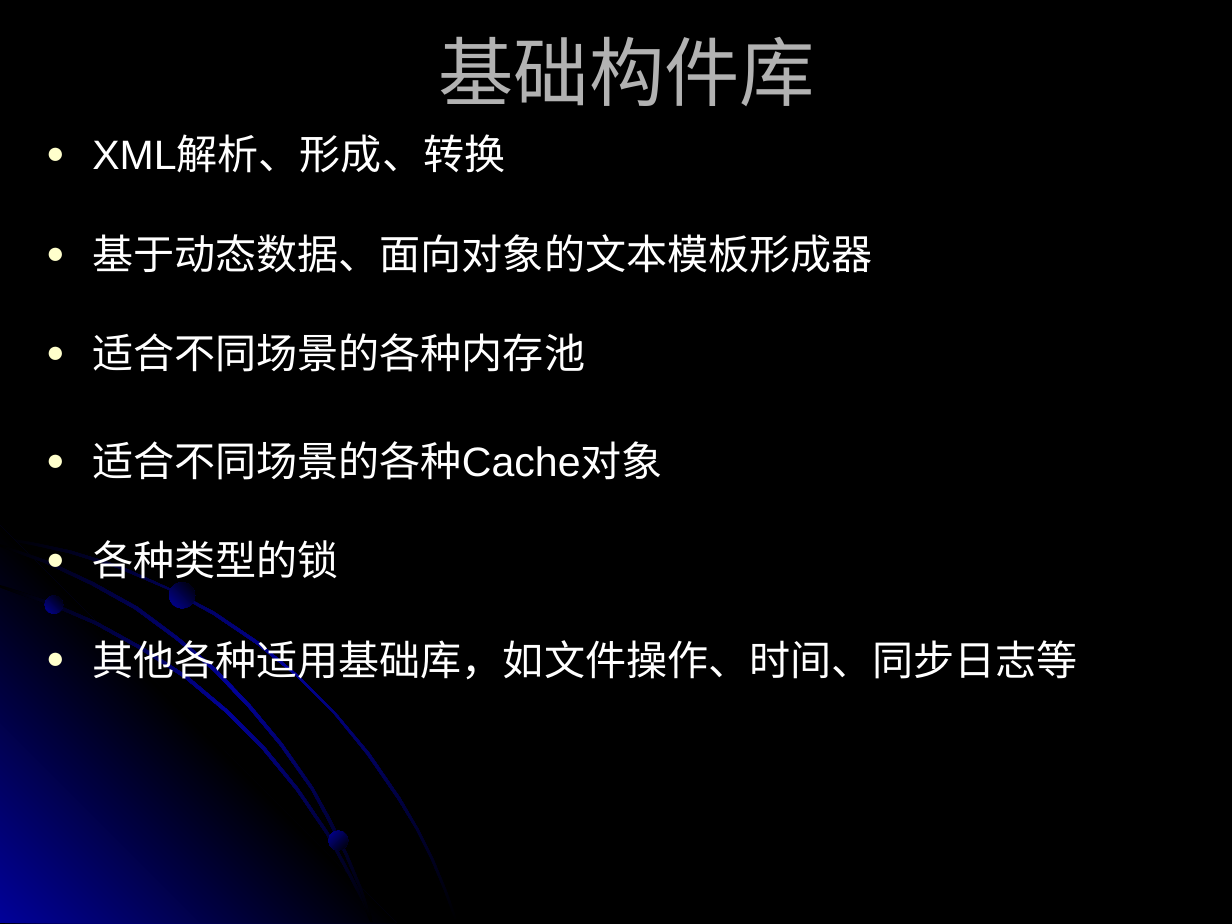
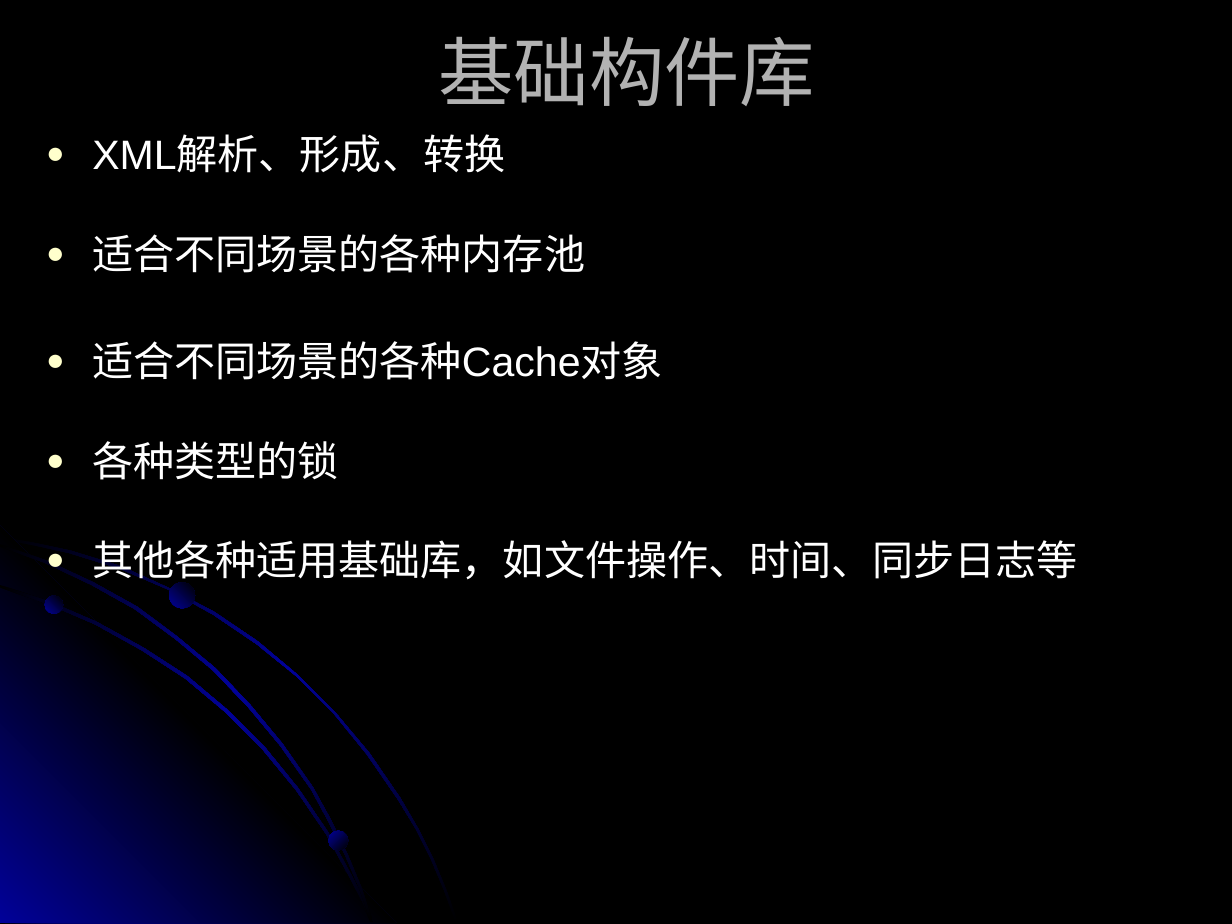
Before and after one commit to suchasplus/cwinux, a slide deck: slide 5 of trunk/cwinux/cwinux/doc/CWINUX introduce.ppt. Drawn at 1232x924 pixels with LibreOffice and Linux fonts; fonts in the diff are those of the drawing. Boxes give left, top, right and bottom in pixels: in the first picture for what was removed or moved away, otherwise in the second. Text is boxed around its words. In the diff, an @@ line names an element or a change of style, - is before the commit and + after.

```diff
--- a/trunk/cwinux/cwinux/doc/CWINUX introduce.ppt
+++ b/trunk/cwinux/cwinux/doc/CWINUX introduce.ppt
@@ text at [92,234,872,273]: paragraph removed @@
-● 基于动态数据、面向对象的文本模板形成器
```
Also in this commit, not shown: 13 other slides changed, 1 slide added, 8 slides removed, 1 other file.
